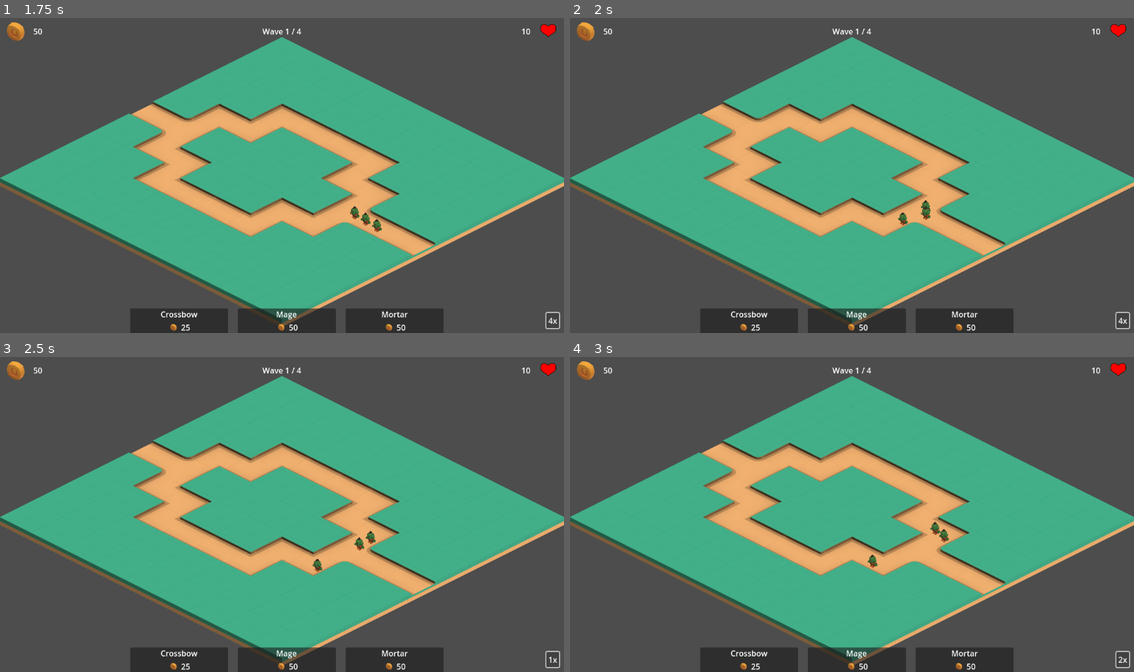
Above: before the commit, frames 1-4 (two rows, left to right).
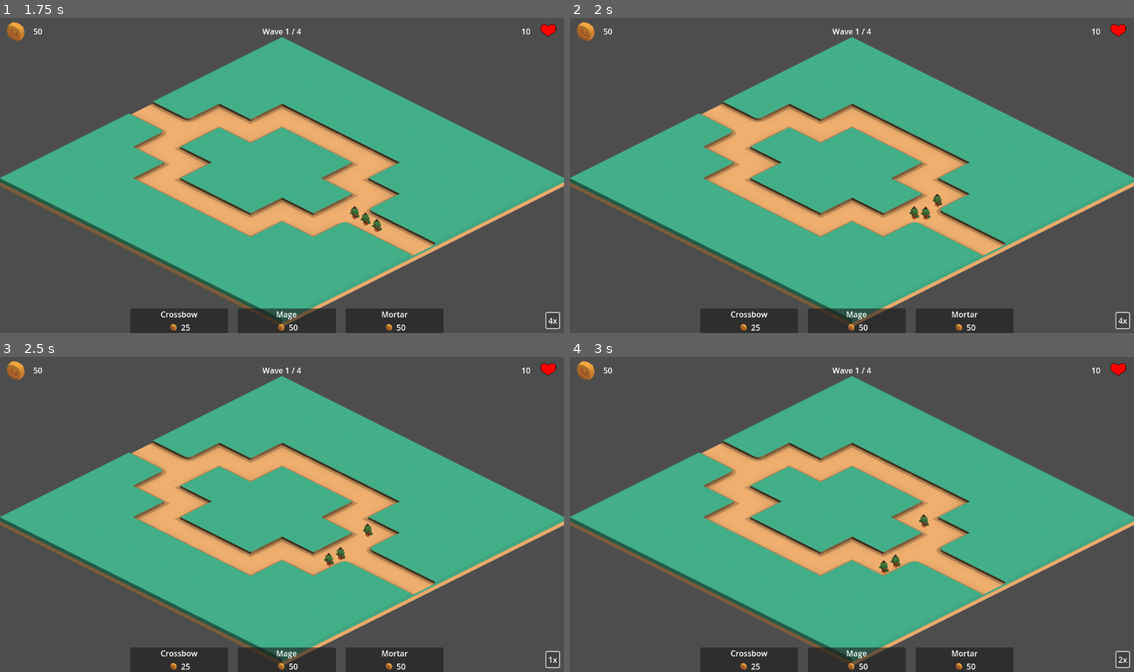
Above: after the commit, the same moments.

Repository: Robert-Riordan-UCD/GameDevJourney
Game: Godot game, scene res://Levels/Level2.tscn
Same seed, same stepped clock (60 frames per second), same inputs: the game is played once before the commit and once after it. This scene is started directly instead of the project's main scene.
Inputs:
- Up to frame 1 (1.75 s): click "1x" at 0.5 s; click "2x" at 1.25 s
- Up to frame 2 (2 s): no input
- Up to frame 3 (2.5 s): click "4x" at 2 s
- Up to frame 4 (3 s): click "1x" at 2.75 s

Frame 1 is identical in both runs. In frame 2, 0.2% of the frame differs, in the area x 58-66%, y 55-66%; in frame 3, 0.3%; in frame 4, 0.3%, in the area x 52-68%, y 50-69%.

Commit message:
Seeded the RNG so the enemy paths are predictable between tries

Diff:
--- a/Isometric_Tower_Defense/Levels/Level1.tscn
+++ b/Isometric_Tower_Defense/Levels/Level1.tscn
@@ -7,6 +7,9 @@
 
 [node name="GroundTileMap" parent="." index="0"]
 layer_0/tile_data = PackedInt32Array(655368, 65546, 4, 589831, 65552, 4, 524295, 65546, 4, 720903, 65546, 4, 786439, 65 …(1381 unchanged characters)…
+
+[node name="Path" parent="." index="1"]
+seed = 1
 
 [node name="Node2D" type="Node2D" parent="Path" index="0"]
 position = Vector2(575, 529)
--- a/Isometric_Tower_Defense/Levels/Level2.tscn
+++ b/Isometric_Tower_Defense/Levels/Level2.tscn
@@ -7,6 +7,9 @@
 
 [node name="GroundTileMap" parent="." index="0"]
 layer_0/tile_data = PackedInt32Array(589831, 65546, 4, 655367, 65546, 4, 720902, 65546, 4, 786438, 65546, 4, 851973, 65 …(1381 unchanged characters)…
+
+[node name="Path" parent="." index="1"]
+seed = 2
 
 [node name="Node2D" type="Node2D" parent="Path" index="0"]
 position = Vector2(715, 396)
--- a/Isometric_Tower_Defense/Levels/Level3.tscn
+++ b/Isometric_Tower_Defense/Levels/Level3.tscn
@@ -7,6 +7,9 @@
 
 [node name="GroundTileMap" parent="." index="0"]
 layer_0/tile_data = PackedInt32Array(589831, 65546, 4, 655367, 65539, 4, 720902, 65552, 4, 786438, 65550, 4, 851973, 65 …(1381 unchanged characters)…
+
+[node name="Path" parent="." index="1"]
+seed = 3
 
 [node name="Node2D" type="Node2D" parent="Path" index="0"]
 position = Vector2(579, 525)
--- a/Isometric_Tower_Defense/Levels/Path.gd
+++ b/Isometric_Tower_Defense/Levels/Path.gd
@@ -1,7 +1,11 @@
 extends Node2D
+
+@export var seed : int = 0
 
 func _ready():
 	randomize()
+	if seed != 0:
+		seed(seed)
 
 func path() -> Array:
 	var new_path : Array = []
